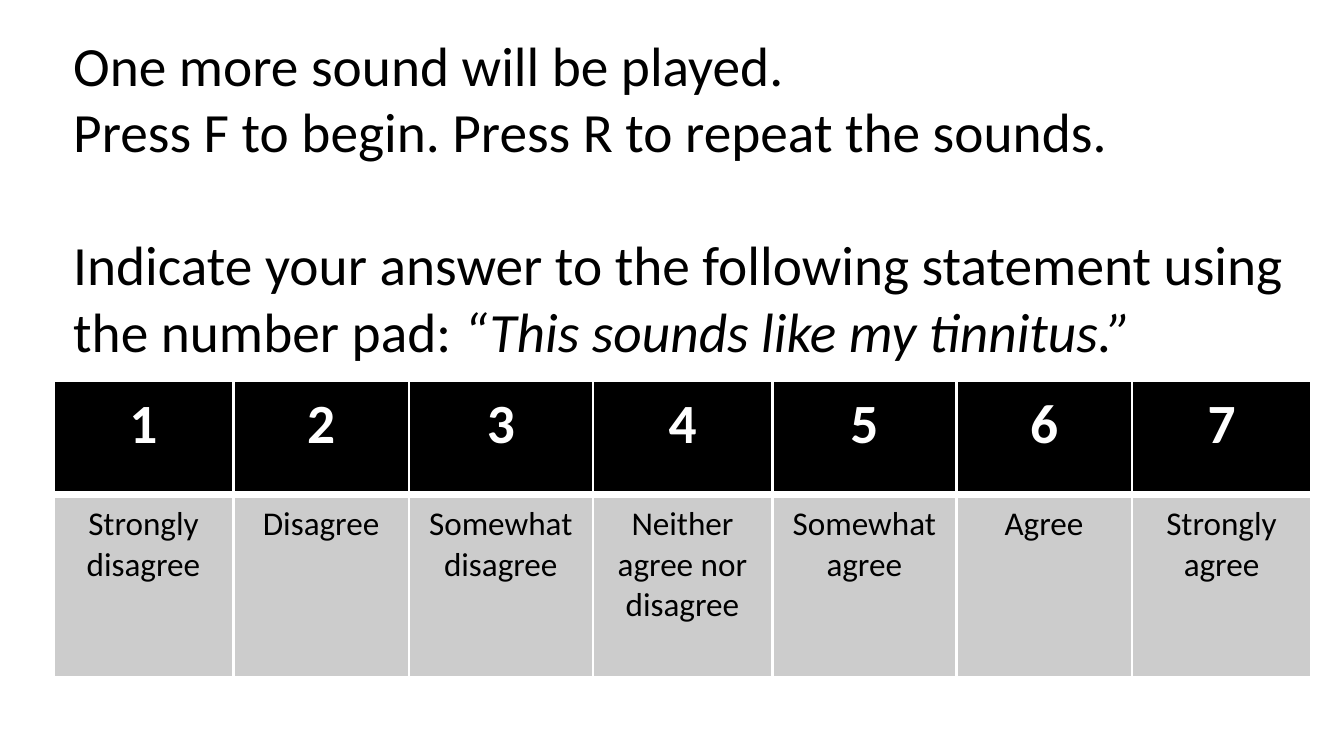
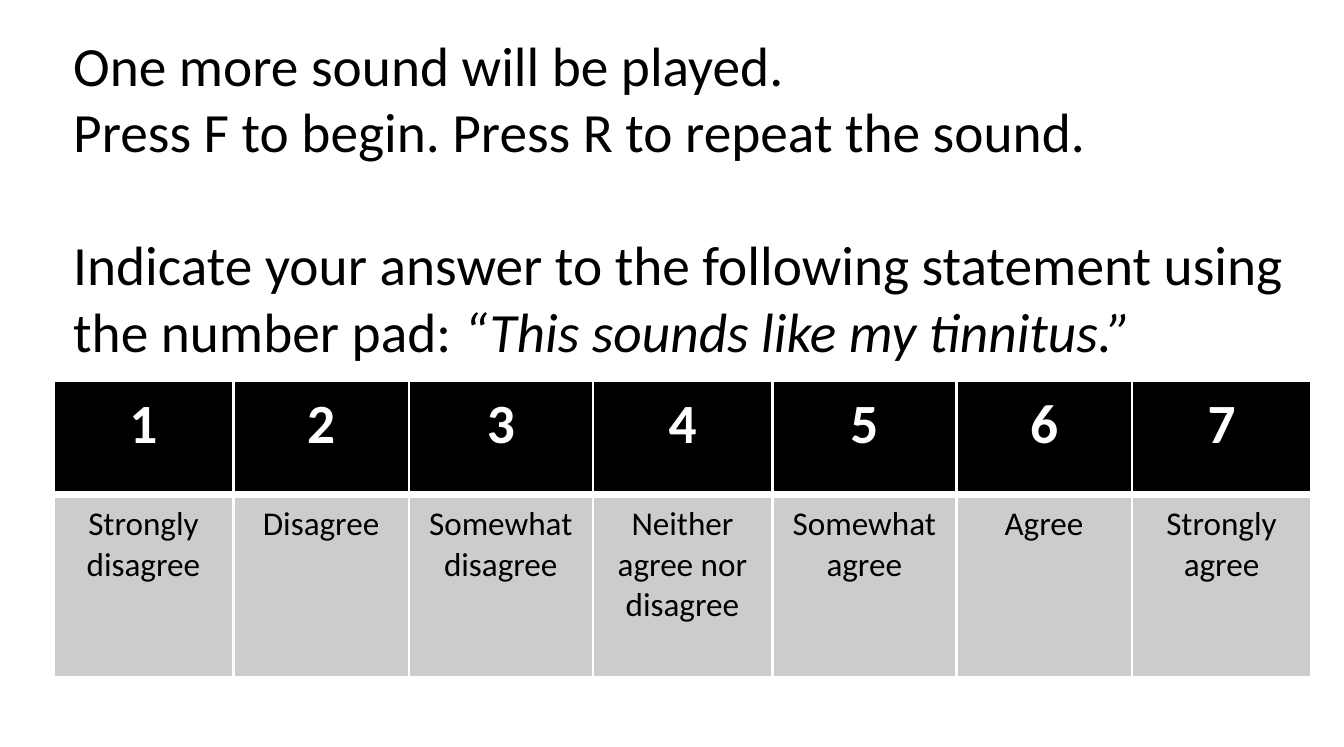
Before and after one commit to The-Lammert-Lab/tinnitus-reconstruction, a slide deck: slide 1 of code/experiment/fixationscreen/ppts/FollowUp_v2/FollowUp6_patient.pptx. Drawn at 1344x747 pixels with LibreOffice and Linux fonts; fonts in the diff are those of the drawing. Boxes give left, top, right and bottom in pixels: in the first picture for what was removed or moved away, otherwise in the second. Text is boxed around its words. In the diff, an @@ line names an element or a change of style, - is before the commit and + after.

Commit message:
Remove plural 'sounds' from tinnitus comparison prompt

```diff
--- a/code/experiment/fixationscreen/ppts/FollowUp_v2/FollowUp6_patient.pptx
+++ b/code/experiment/fixationscreen/ppts/FollowUp_v2/FollowUp6_patient.pptx
@@ text at box(73, 113, 1085, 162): text changed @@
-Press F to begin. Press R to repeat the sounds.
+Press F to begin. Press R to repeat the sound.
```
Also in this commit, not shown: 1 other file.
